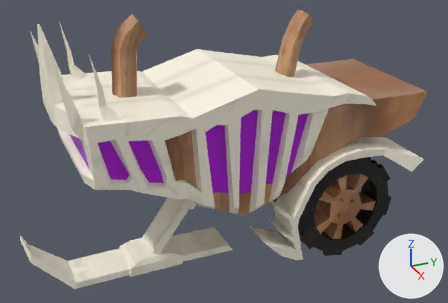
One commit to the glTF model Meshes/TheVehicle.glb: the scene before it, then after it.
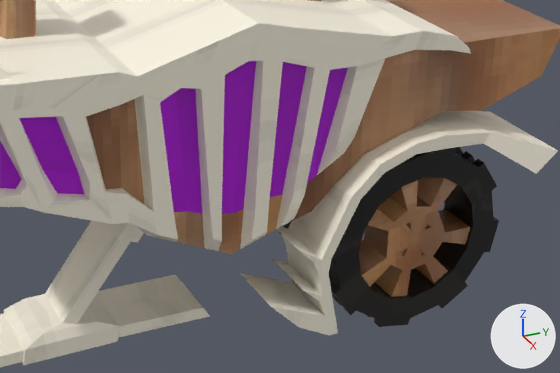
Old and new are each drawn whole from a camera (50 mm lens) standing at (23.6, -10.94, 16.62) and looking at (0.37, -0.48, 5.0) and again close up on the part from 26% to 95% of the width and 25% to 93% of the height. The lights are fixed; the arrows at lower right show +X, +Y and +Z. The first two pictures are the older version. Vertices at exactly the same position are counted once.
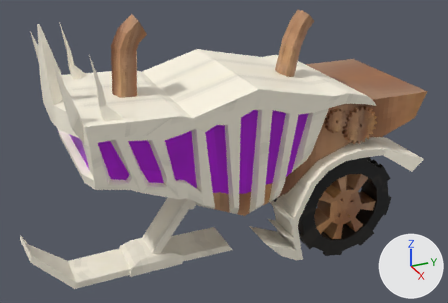
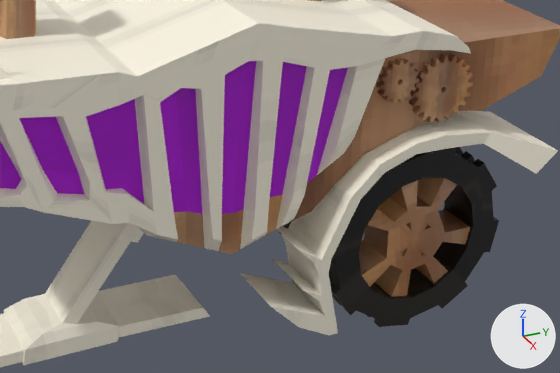
Commit message: Made vehicle use vehicle body instead of my custom soltution

What differs and where, as boxes [x1, y1, x2, y2] in the close-ups (560 x 373 px):
part 1 of me_cube, added (brown): after [409, 53, 473, 123]
part 2 of me_cube, added (brown): after [376, 58, 419, 103]
part 3 of me_cube, surface changed (brown to purple): [86, 99, 147, 207] in both

The change, as a list of edits to the scene's bpy script:
```text
Change me_cube:
    used by ob_cube; location = (0.0, 0.0, 1.0)
    remove me_cube.from_pydata(...)  # 1660 vertices, 3366 faces; spans x -3.9..3.9, y -9.6..8.5, z -1.1..10.4
    add me_cube.from_pydata(...)  # 2365 vertices, 4832 faces; spans x -3.9..3.9, y -9.6..8.5, z -1.1..10.4
    me_cube part 1: a new loose piece of 176 vertices spanning x 2.9..3.1, y 4.0..5.7, z 4.5..6.2, in mat_material (picture img_texturespalletteforthevechile)
    me_cube part 2: a new loose piece of 132 vertices spanning x 2.9..3.1, y 3.0..4.1, z 5.3..6.3, in mat_material (picture img_texturespalletteforthevechile)
    me_cube part 3: 88 kept faces spanning x -3.2..3.2, y -7.8..5.3, z 3.4..7.6 get new texture (UV) coordinates
    other edits to the shape of me_cube do not show in these pictures
```
